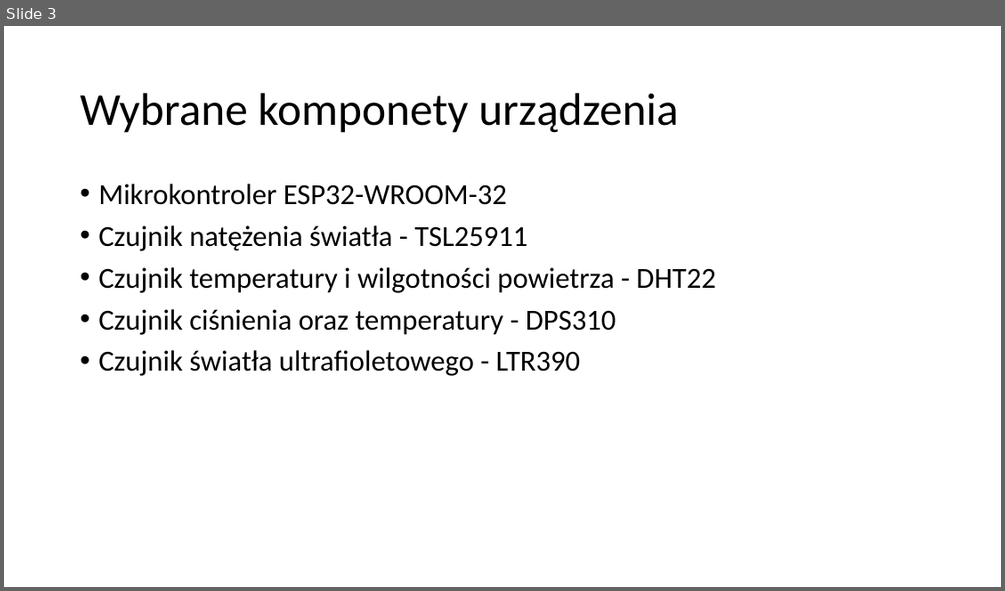
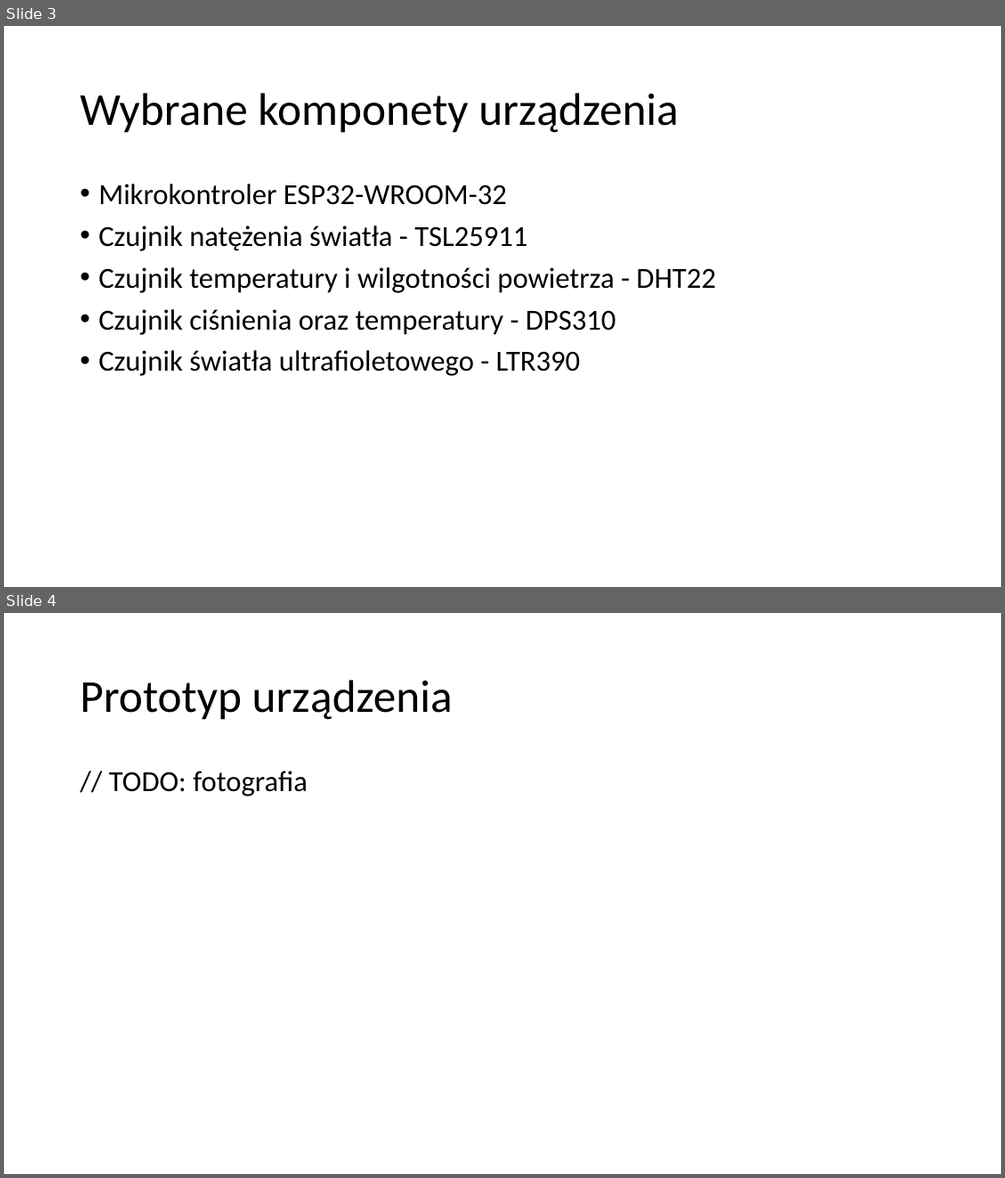
Before and after one commit to l7ssha/prac_inz, a slide deck: presentation-prac-inz.pptx. Shown one above the other, each under a label of ours: slide 3 before the commit, slides 3 and 4 after it. The pictures are 1005x591 and 1005x1178 pixels, drawn with LibreOffice and Linux fonts; fonts in the diff are those of the drawing. Boxes give left, top, right and bottom in pixels: in the first picture for what was removed or moved away, otherwise in the second. Text is boxed around its words. In the diff, an @@ line names an element or a change of style, - is before the commit and + after.

```diff
--- a/presentation-prac-inz.pptx
+++ b/presentation-prac-inz.pptx
@@ slide 4 added at [4, 613, 1001, 1174], background #FFFFFF @@
@@ title added at [80, 680, 453, 720], 44 pt, text #000000 @@
+Prototyp urządzenia
@@ text added at [109, 771, 307, 796], 28 pt, text #000000 @@
+// TODO: fotografia
```
Also in this commit, not shown: 1 slide changed, 3 other slides added, 1 slide removed, 6 other files.
